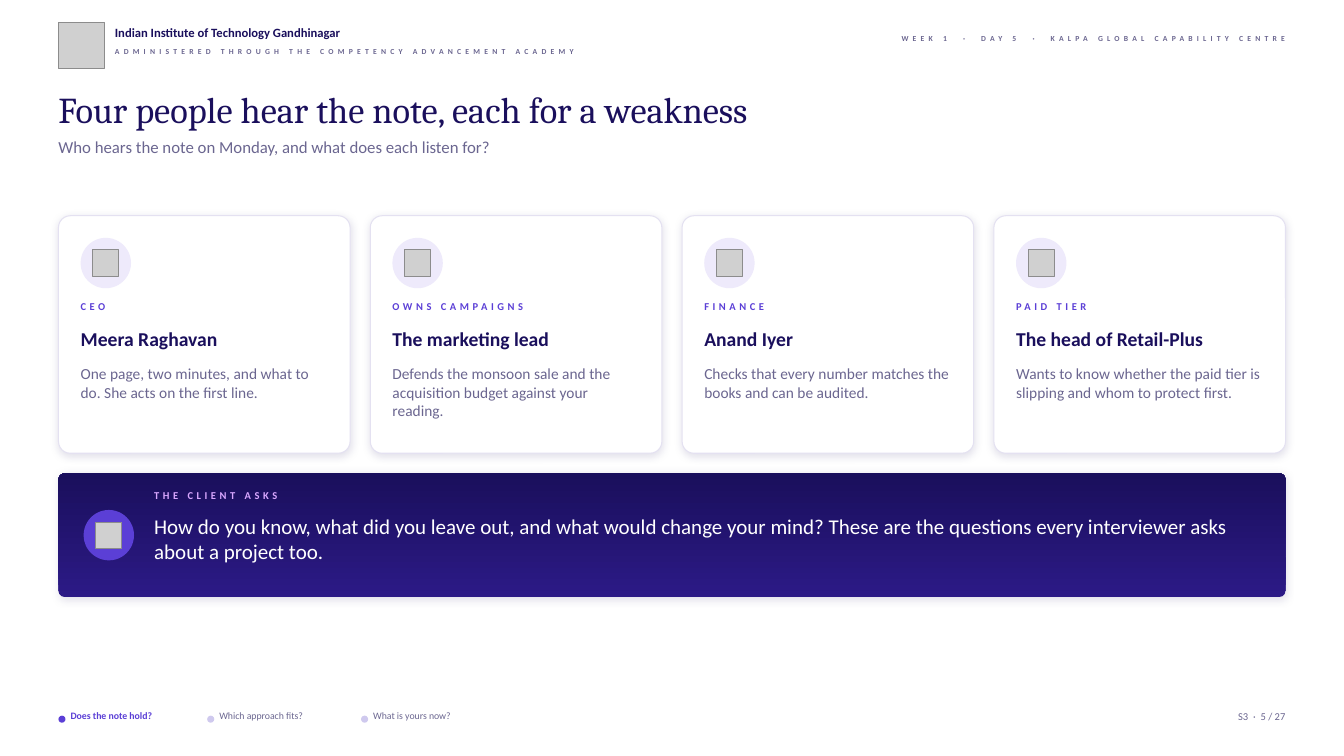
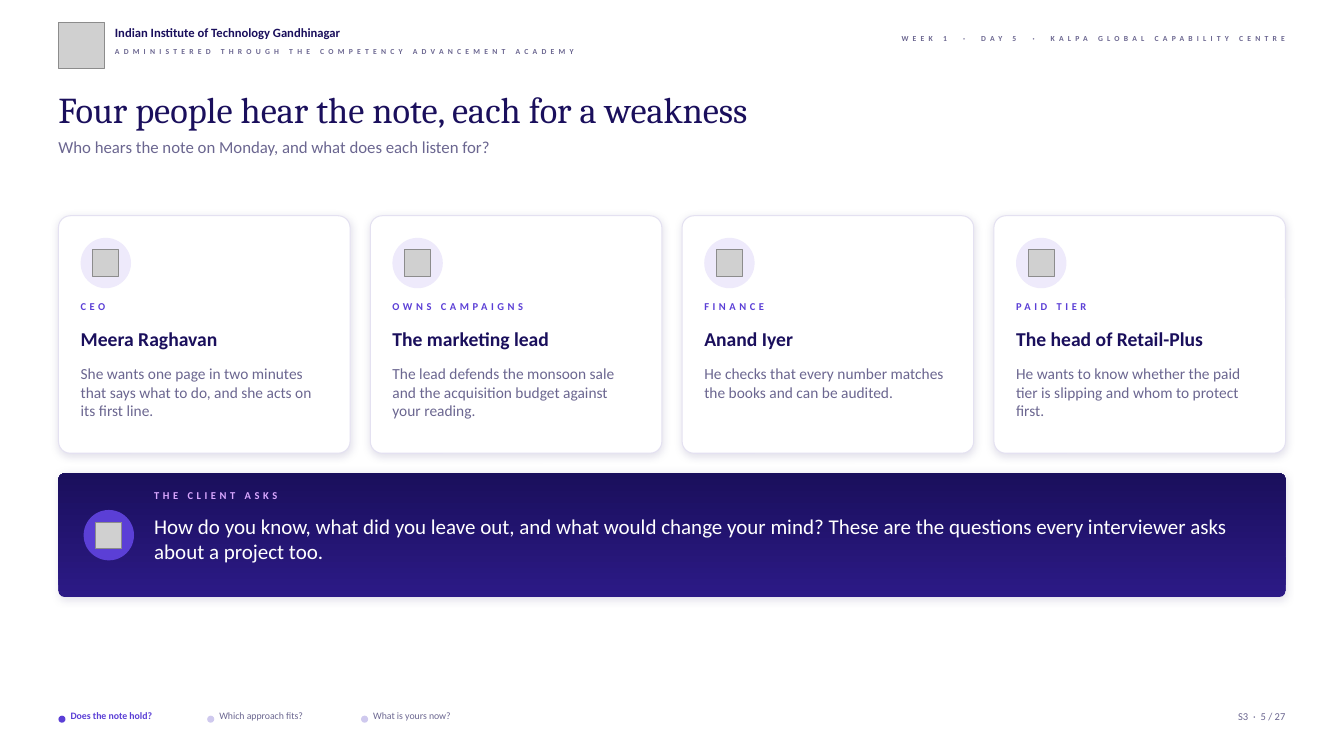
Before and after one commit to fde-academy-lab/c2-content-factory, a slide deck: slide 5 of content/W01/D5/slides/C2_W01_D05_rehearsal_STUDENT.pptx. Drawn at 1344x756 pixels with LibreOffice and Linux fonts; fonts in the diff are those of the drawing; grey boxes stand for pictures; background and template pictures are left out. Boxes give left, top, right and bottom in pixels: in the first picture for what was removed or moved away, otherwise in the second. Text is boxed around its words. In the diff, an @@ line names an element or a change of style, - is before the commit and + after.

```diff
--- a/content/W01/D5/slides/C2_W01_D05_rehearsal_STUDENT.pptx
+++ b/content/W01/D5/slides/C2_W01_D05_rehearsal_STUDENT.pptx
@@ text at (81, 368, 311, 416): text changed @@
-One page, two minutes, and what to do. She acts on the first line.
+She wants one page in two minutes that says what to do, and she acts on its first line.
@@ text at (392, 368, 615, 419): text changed @@
-Defends the monsoon sale and the acquisition budget against your reading.
+The lead defends the monsoon sale and the acquisition budget against your reading.
@@ text at (704, 368, 944, 398): text changed @@
-Checks that every number matches the books and can be audited.
+He checks that every number matches the books and can be audited.
@@ text at (1016, 368, 1240, 416): text changed @@
-Wants to know whether the paid tier is slipping and whom to protect first.
+He wants to know whether the paid tier is slipping and whom to protect first.
```
Also in this commit, not shown: 16 other slides changed, 4 other files.
